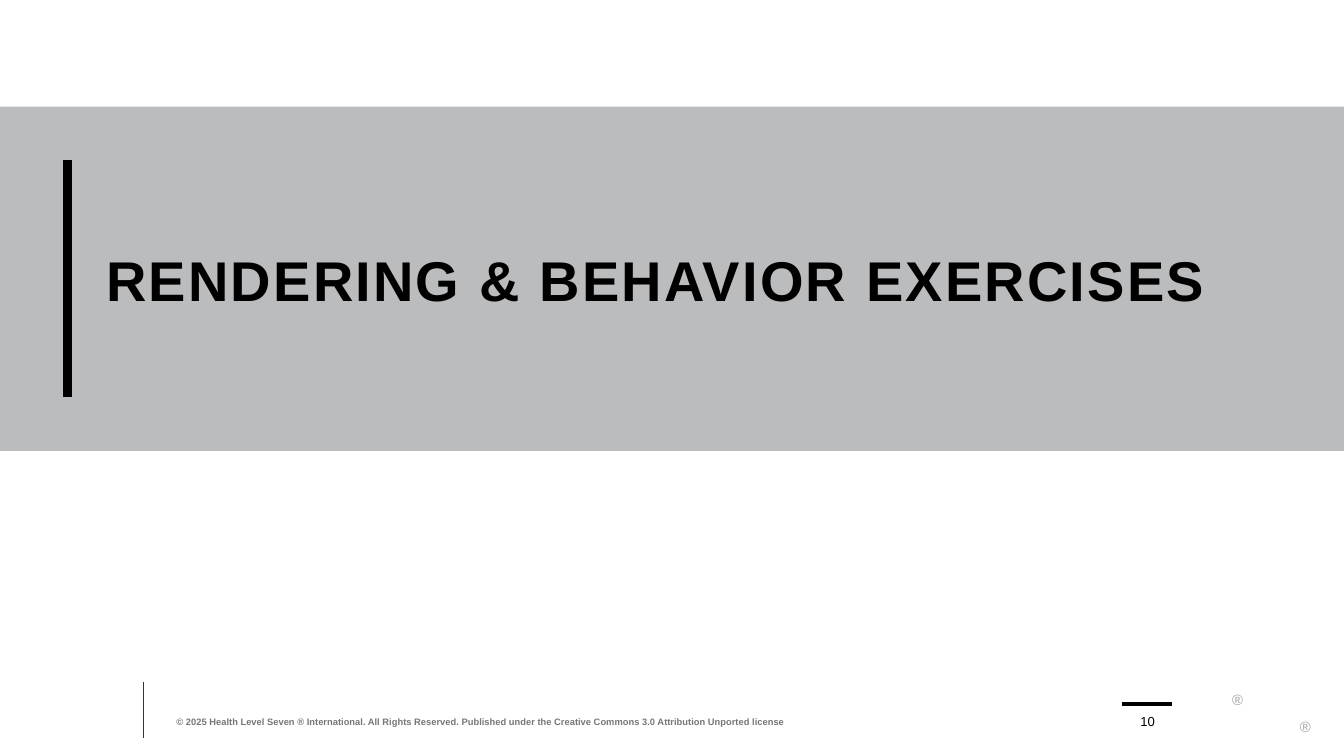
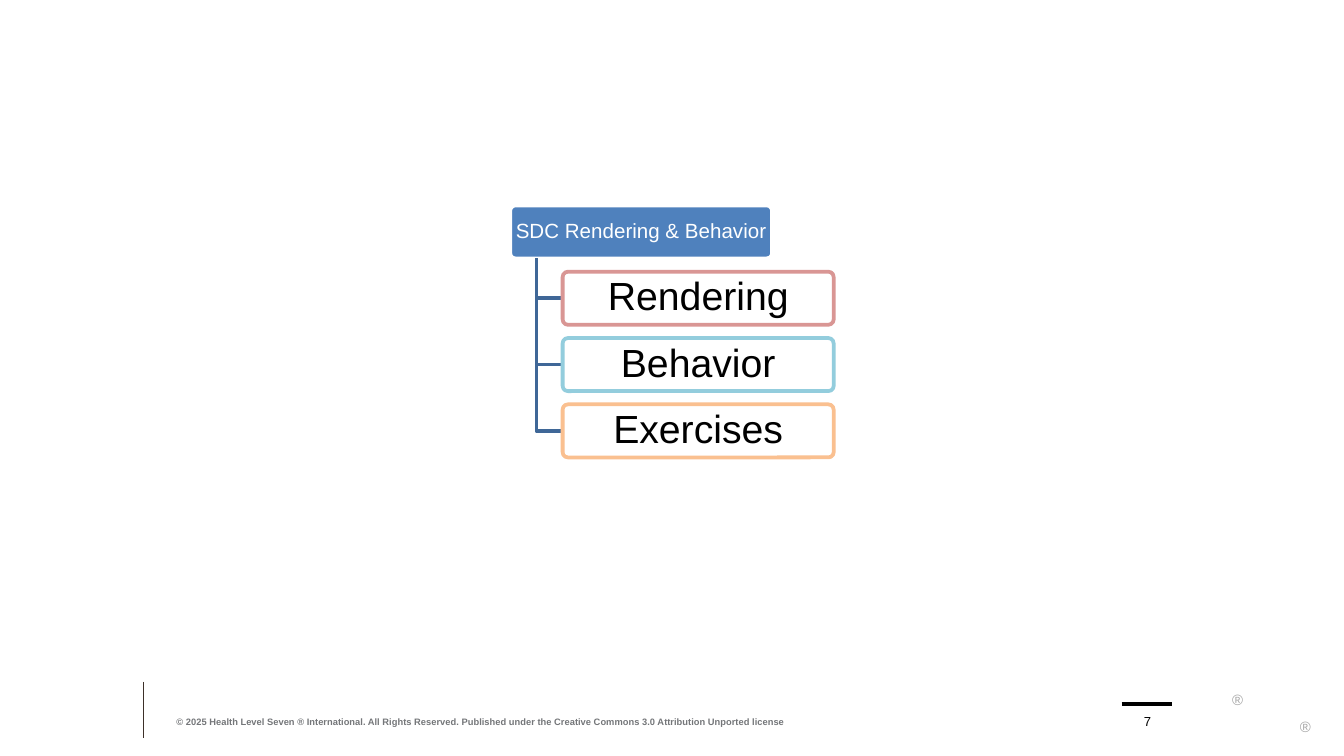
Before and after one commit to FHIR/documents, a slide deck: slide 7 of presentations/sdc/4-SDC-Rendering-Behavior.pptx (slide 10 before the commit). Drawn at 1344x756 pixels with LibreOffice and Linux fonts; fonts in the diff are those of the drawing; background and template pictures are left out. Boxes give left, top, right and bottom in pixels: in the first picture for what was removed or moved away, otherwise in the second. Text is boxed around its words. In the diff, an @@ line names an element or a change of style, - is before the commit and + after.

```diff
--- a/presentations/sdc/4-SDC-Rendering-Behavior.pptx
+++ b/presentations/sdc/4-SDC-Rendering-Behavior.pptx
@@ rectangle removed at (0,106,1344,450) @@
@@ line removed from (67, 160) to (67, 398) @@
@@ title removed at (106,262,1204,302) @@
-RENDERING & BEHAVIOR EXERCISES
@@ group added at (511,206,835,457): 4 rounded rectangles, 4 texts, 3 freeform shapes @@
+SDC Rendering & Behavior
+Rendering
+Behavior
+Exercises
@@ page number at (1144,717,1151,726): text changed @@
-10
+7
```
Also in this commit, not shown: 4 other slides changed, 4 slides added, 10 other files.
